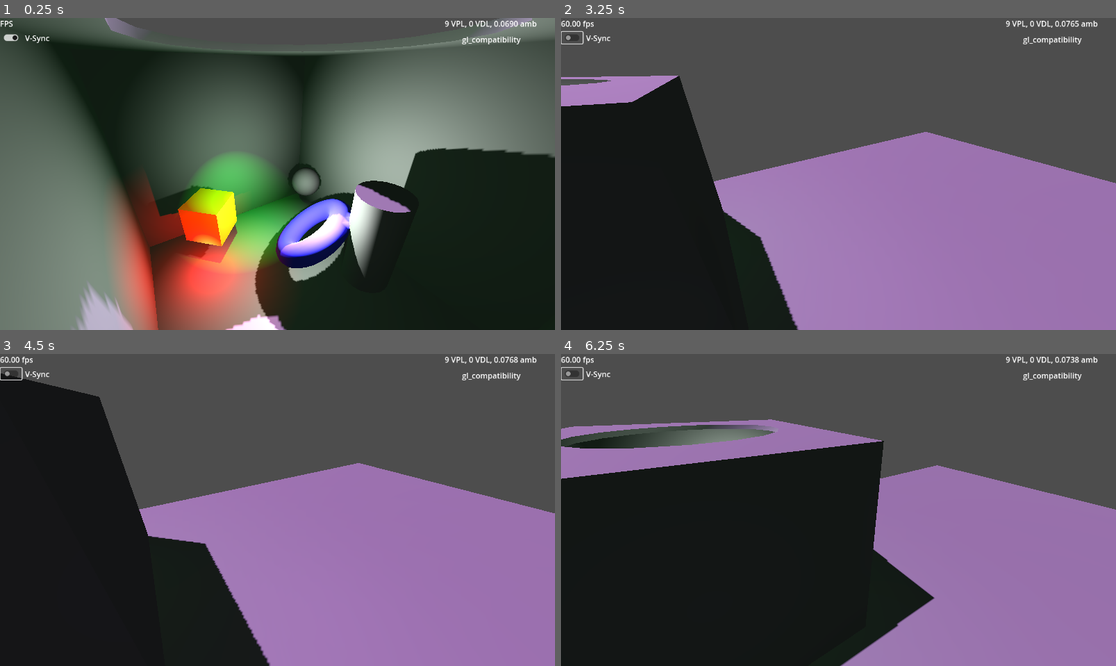
Above: before the commit, frames 1-4 (two rows, left to right).
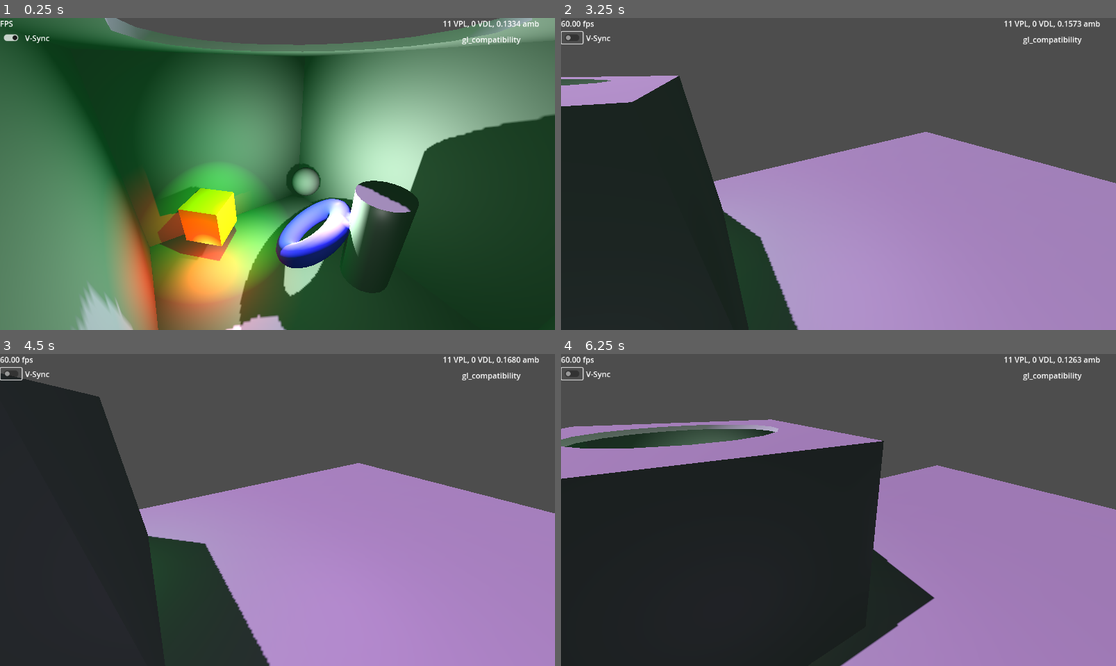
Above: after the commit, the same moments.

Repository: GregPickering/O1S_FauxGI
Game: Godot game, scene res://Scenes/scene_3d.tscn
The game is run twice, just before and just after one commit, with the same random seed, the same clock (stepped at 60 frames per second) and the same inputs.
Inputs (mouse positions are in pixels of both pictures, inside the frame that each line leads up to):
- Up to frame 1 (0.25 s): no input
- Up to frame 2 (3.25 s): tap Enter at 0.5 s; move the mouse to (960, 158) at 0.52 s; hold D 0.53-1.25 s; tap G at 0.6 s; click (960, 158) at 0.67 s; drag from (727, 189) to (810, 236) at 1.27 s; click (572, 36) at 2 s; move the mouse to (894, 105) at 2.77 s; hold D from 2.78 s (still down); tap E at 2.85 s
- Up to frame 3 (4.5 s): release D at 3.5 s; drag from (249, 572) to (111, 463) at 3.52 s; move the mouse to (444, 556) at 4.27 s; hold A from 4.28 s (still down); tap Q at 4.35 s
- Up to frame 4 (6.25 s): release A at 5 s; drag from (672, 463) to (755, 432) at 5.02 s; move the mouse to (866, 510) at 5.77 s; hold S from 5.78 s (still down); tap G at 5.85 s; click (866, 510) at 5.92 s

The runs differ from the first frame. In frame 1, 66% of the frame differs, in the area x 8-100%, y 0-100%; in frame 2, 4.0%; in frame 3, 4.8%; in frame 4, 1.5%.

Commit message:
Added surface offset
Added a surface offset option to move the VPL away from the (average) surface normal.
Reorganized the export groups.
Changed the VPL attenuation to not flatten it quite so much.
If FauxGI is disabled don't keep updating the ambient term...it interfered with changing the WorldEnvironment settings inside the editor.
Free Virtual Directional Lights on _exit_tree().

Diff:
--- a/O1S_FauxGI/faux_gi.gd
+++ b/O1S_FauxGI/faux_gi.gd
@@ -33,7 +33,7 @@
 ##		Vector3.octahedron_decode( uv: Vector2 )
 
 ## Set the VPLs' attenuation (1.0 is Godot standard, 2.0 is physically correct, 0.5 widens & evens out the VPL contributions)
-const VPL_attenuation : float = 0.5
+const VPL_attenuation : float = 0.75
 ## VPLs use omni *AND* spot (180 deg), Compatibility's per-mesh limit is "8 spot + 8 omni"
 const VPLs_use_spots : bool = true
 ## VPLs  cast shadows; if you enable, slower and VPLs_use_spots should be false
@@ -62,13 +62,28 @@
 @export_range( 1, 32 ) var max_directionals : int = 8
 ## What fraction of energy is preserved each bounce
 @export_range( 0.0, 1.0, 0.01 ) var bounce_gain : float = 0.25
-## What percent of oversamples use repeatable instead of changing pseudo-random
-## vectors (low  values require heavier temporal filtering)
-@export_range( 0.0, 100.0, 0.1 ) var percent_stable : float = 100.0
 ## Visualize the raycasts?
 @export var show_raycasts : bool = false
 ## Visualize the VPLs?
 @export var show_vpls : bool = false
+
+@export_group( "Ambient" )
+## Should this update the "Ambient Light" in a WorldEnvironment node?
+@export var environment_node : WorldEnvironment = null
+## How strong should this effect be
+@export_range( 0.0, 1.0, 0.01 ) var ambient_gain : float = 0.25
+## Do we want a always-on ambient?
+@export_range( 0.0, 0.25, 0.001, "or_greater" ) var base_ambient_energy : float = 0.05
+@export_color_no_alpha var base_ambient_color : Color = Color(1,1,1)
+
+@export_group( "Filtering" )
+## What percent of oversamples use repeatable instead of changing pseudo-random
+## vectors (low  values require heavier temporal filtering)
+@export_range( 0.0, 100.0, 0.1 ) var percent_stable : float = 100.0
+## Median-of-3 filtering
+@export var median_of_3 : bool = false
+## Filter the VPLs over time (0=never update/infinite filtering, 1=instant update/no filtering)
+@export_range( 0.01, 1.0, 0.005, "exp") var temporal_filter : float = 0.25
 
 @export_group( "Optimization", "opt" )
 ## Don't create VPLs if the source light is farther than this
@@ -95,12 +110,10 @@
 			light_data_stale = true
 ## How many raycasts per VPL per _physics_process for spot and omni lights, 0+
 @export_range( 0, 100 ) var oversample : int = 8
-## Median-of-3 filtering
-@export var median_of_3 : bool = false
-## Filter the VPLs over time (0=never update/infinite filtering, 1=instant update/no filtering)
-@export_range( 0.01, 1.0, 0.005, "exp") var temporal_filter : float = 0.5
 ## place the VPL (0=at light origin, 1=at intersection)
 @export_range( 0.0, 1.1, 0.01 ) var placement_fraction : float = 0.5
+## Offset the intersection point from the surface
+@export var surface_offset : float = 0.1
 
 @export_group( "Directional Lights" )
 ## How many shared VPLs to approximate all DirectionalLight3D's.  A value
@@ -122,14 +135,6 @@
 ## Max distance to check for directional light being intercepted
 @export var dir_scan_length : float = 100.0
 
-@export_group( "Ambient" )
-## Should this update the "Ambient Light" in a WorldEnvironment node?
-@export var environment_node : WorldEnvironment = null
-## How strong should this effect be
-@export_range( 0.0, 1.0, 0.01 ) var ambient_gain : float = 0.25
-## Do we want a always-on ambient?
-@export_range( 0.0, 0.25, 0.001, "or_greater" ) var base_ambient_energy : float = 0.05
-@export_color_no_alpha var base_ambient_color : Color = Color(1,1,1)
 
 # original light sources in the scene
 var light_sources : Array[ Light3D ] = []
@@ -186,6 +191,7 @@
 
 ## I need to raycast, which happens here in the physics process
 var rescan_in_n : int = 60 # scan for light changes every second or so
+var amb_dirty : bool = true
 func _physics_process( _delta ):
 	var ts_in_us : int = Time.get_ticks_usec()
 	var ts_physics : int = ts_in_us
@@ -236,9 +242,9 @@
 					# Apply LOD reductions of the VPL count and/or the oversample...only reduce to 1/2
 					vpls_for_this_light = vpls_per_omni if (light.get_class() == "OmniLight3D") else vpls_per_spot
 					if opt_lod_vpl_count:
-						vpls_for_this_light = lerpf( vpls_for_this_light, 1, 0.5 * dist_to_light / opt_max_dist )
+						vpls_for_this_light = roundi( lerpf( vpls_for_this_light, 1, 0.5 * dist_to_light / opt_max_dist ) )
 					if opt_lod_oversample and (oversample > 0):
-						oversample_for_this_light = lerpf( oversample_for_this_light, 1, 0.5 * dist_to_light / opt_max_dist )
+						oversample_for_this_light = roundi( lerpf( oversample_for_this_light, 1, 0.5 * dist_to_light / opt_max_dist ) )
 			if use_light:
 				VPL_targets.get_or_add( light, {} )
 				match light.get_class():
@@ -249,6 +255,7 @@
 				erase_light_data( light )
 		# Directional lights
 		handle_all_directional_lights( active_dir_lights )
+		amb_dirty = true
 		# done with physics raycasts
 		ts_physics = Time.get_ticks_usec()
 		# do something with that info
@@ -257,7 +264,9 @@
 		VPL_targets.clear()
 
 	if (bounce_gain < 0.01) or (ambient_gain < 0.01) or not vis:
-		disable_ambient_secondaries()
+		if amb_dirty:
+			disable_ambient_secondaries()
+			amb_dirty = false
 
 	# the user may wish to display raycasts
 	draw_rays.clear_surfaces()
@@ -525,8 +534,9 @@
 	if avg_ray_res:
 		# divide by sum_energy, which had to be > 0 to create avg_ray_res
 		var gain = 1.0 / sum_energy
+		avg_ray_res[ ray_storage.norm ] *= gain
 		avg_ray_res[ ray_storage.pos ] *= gain
-		avg_ray_res[ ray_storage.norm ] *= gain
+		avg_ray_res[ ray_storage.pos ] += avg_ray_res[ ray_storage.norm ] * (surface_offset * placement_fraction)
 		avg_ray_res[ ray_storage.rad ] *= gain
 		# and the energy itself is scaled by the number of samples
 		avg_ray_res[ ray_storage.energy ] = sum_energy / rays.size()
@@ -792,8 +802,8 @@
 		light_sources = new_light_sources
 		light_data_stale = true
 		# report
-		print( "Source count is ", new_light_sources.size() )
-		print( "VPL max count is ", VPL_light.size() )
+		#print( "Source count is ", new_light_sources.size() )
+		#print( "VPL max count is ", VPL_light.size() )
 
 func qrnd_distrib( index : int, scale_01 : float = 1.0 ) -> Vector2:
 	const mid2d := Vector2.ONE * 0.5
@@ -803,9 +813,11 @@
 
 func _enter_tree():
 	allocate_VPLs( max_vpls )
+	allocate_VDLs( max_directionals )
 
 func _exit_tree():
 	allocate_VPLs( 0 )
+	allocate_VDLs( 0 )
 
 func allocate_VPLs( N : int ):
 	if N != VPL_inst.size():
--- a/Scenes/scene_3d.tscn
+++ b/Scenes/scene_3d.tscn
@@ -9,8 +9,8 @@
 
 [sub_resource type="Environment" id="Environment_q5cge"]
 ambient_light_source = 2
-ambient_light_color = Color(0.814678, 0.999883, 0.845281, 1)
-ambient_light_energy = 0.0706076
+ambient_light_color = Color(0.666238, 0.945608, 0.728612, 1)
+ambient_light_energy = 0.149056
 tonemap_mode = 3
 volumetric_fog_density = 0.271
 
@@ -28,13 +28,12 @@
 [node name="FauxGI" parent="." node_paths=PackedStringArray("top_node", "label_node", "environment_node") instance=ExtResource("1_q5cge")]
 top_node = NodePath("..")
 label_node = NodePath("../UICanvas/FauxGIStatusLabel")
-opt_lod_vpl_count = true
+bounce_gain = 1.0
 environment_node = NodePath("../WorldEnvironment")
 
 [node name="SpinSpot" type="Node3D" parent="."]
-transform = Transform3D(0.972269, 0, -0.233863, 0, 1, 0, 0.233863, 0, 0.972269, 0, 0, 0)
+transform = Transform3D(-0.784784, 0, -0.619769, 0, 1, 0, 0.619769, 0, -0.784784, 0, 0, 0)
 script = ExtResource("3_ok1gl")
-speed = -0.63
 
 [node name="SpotLight3D" type="SpotLight3D" parent="SpinSpot"]
 transform = Transform3D(0.952537, 0.131593, -0.274512, 0.304381, -0.396676, 0.866026, 0.00507104, -0.908477, -0.417903, 0.79985, 3.19763, -0.713908)
@@ -51,7 +50,7 @@
 shadow_enabled = true
 
 [node name="SpinDir" type="Node3D" parent="."]
-transform = Transform3D(-0.68598, 0, 0.72762, 0, 1, 0, -0.72762, 0, -0.68598, 0, 0, 0)
+transform = Transform3D(-0.712174, 0, -0.702003, 0, 1, 0, 0.702003, 0, -0.712174, 0, 0, 0)
 script = ExtResource("3_ok1gl")
 speed = 0.345
 
@@ -142,7 +141,7 @@
 offset_left = -261.0
 offset_bottom = 23.0
 grow_horizontal = 0
-text = "8 VPL, 0 VDL, 0.0706 amb "
+text = "11 VPL, 0 VDL, 0.1491 amb "
 horizontal_alignment = 1
 
 [node name="RendererLabel" type="Label" parent="UICanvas"]
